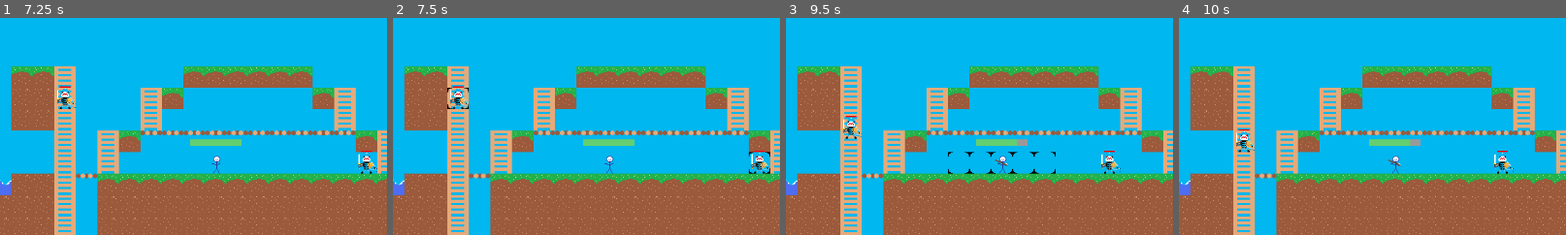
Above: before the commit, frames 1-4 (left to right).
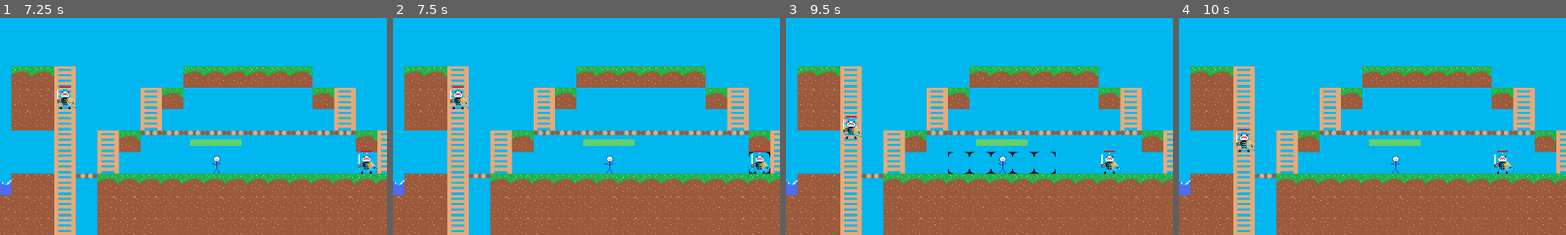
Above: after the commit, the same moments.

Repository: Oz315/Turn_Based_Game
Game: Godot game, scene res://main.tscn
The game is run twice, just before and just after one commit, with the same random seed, the same clock (stepped at 60 frames per second) and the same inputs.
Inputs:
- Up to frame 1 (7.25 s): click "Move" at 0.5 s; click "End Turn" at 1.25 s; click "Basic Attack" at 2 s; click "Polearm" at 2.75 s; click "Bow" at 3.5 s; click "Move" at 4.25 s; click "End Turn" at 5 s; click "Basic Attack" at 5.75 s; click "Polearm" at 6.5 s
- Up to frame 2 (7.5 s): click "Bow" at 7.25 s
- Up to frame 3 (9.5 s): click "Move" at 8 s; click "End Turn" at 8.75 s
- Up to frame 4 (10 s): click "Basic Attack" at 9.5 s
The pictures show only the part of the screen within x 22-72%, y 17-67%; the shares and areas given below are measured in that part.

Frame 1 is identical in both runs. In frame 2, less than 0.1% of the frame differs, in the area x 14-20%, y 32-42%; in frame 3, 0.1%, in the area x 53-63%, y 55-69%; in frame 4, 0.1%.

Commit message:
limit attacks to X/Y axis

Diff:
--- a/actions/action_types/melee_action.gd
+++ b/actions/action_types/melee_action.gd
@@ -26,6 +26,10 @@
 	var opponent = level.occupancy[target]
 	if opponent == caller:
 		return false
+
+	if not shared_axis(level.tile_pos(caller), target):
+		return false
+
 	return level.tile_pos(caller).distance_to(target) <= range
 
 func execute(caller: Node2D, target:Vector2i, level: Level):
--- a/actions/action_types/ranged_action.gd
+++ b/actions/action_types/ranged_action.gd
@@ -25,7 +25,13 @@
 	if opponent == caller:
 		return false
 	var dst = level.tile_pos(caller).distance_to(target)
+
+	if not shared_axis(level.tile_pos(caller), target):
+		return false
+
 	var occluded = false
+
+
 
 	return dst <= max_range and dst >= min_range
 
--- a/actions/action_types/turn_action.gd
+++ b/actions/action_types/turn_action.gd
@@ -28,6 +28,9 @@
 			cells.append(opponent_pos)
 	return cells
 
+func shared_axis(a: Vector2i, b: Vector2i) -> bool:
+	return a.x == b.x or a.y == b.y
+
 func health_component(node: Node) -> HealthComponent:
 	for child in node.get_children():
 		if child is HealthComponent:
Not shown, added: PIXEL ART/Dragon Moving.png.import
